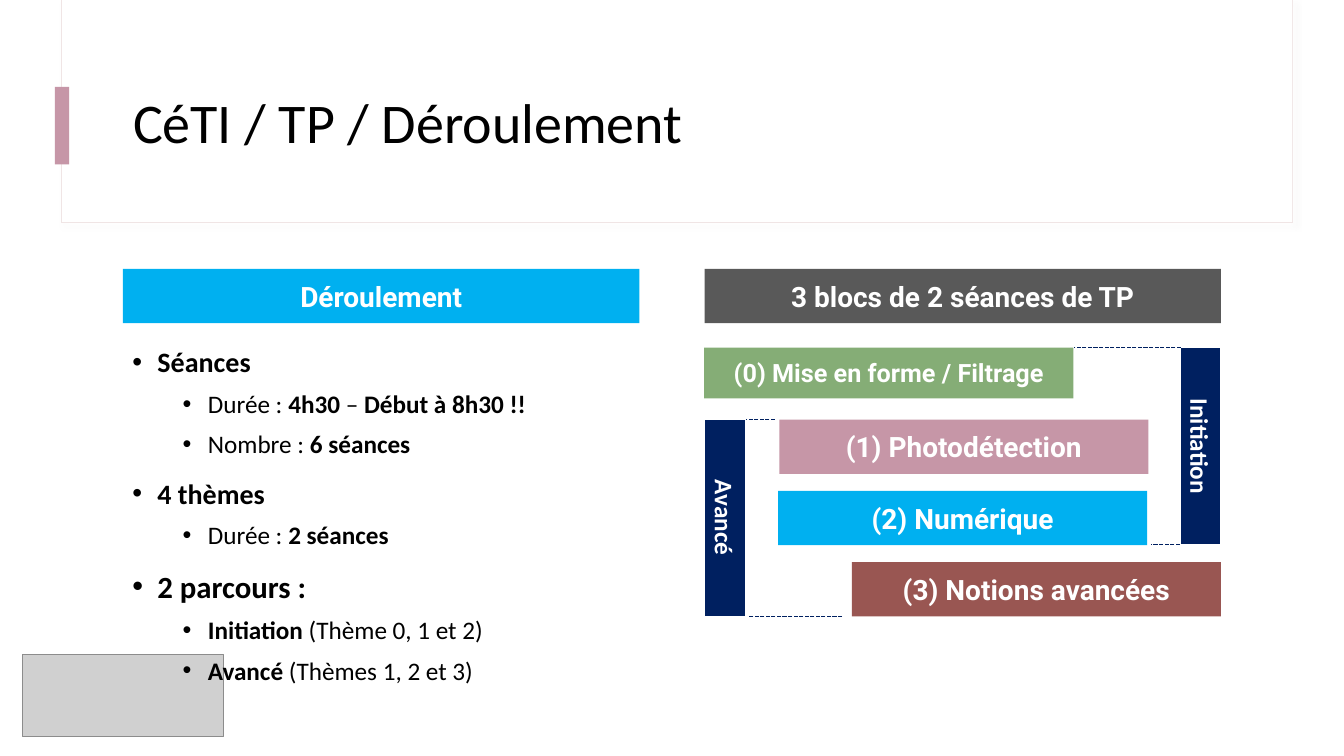
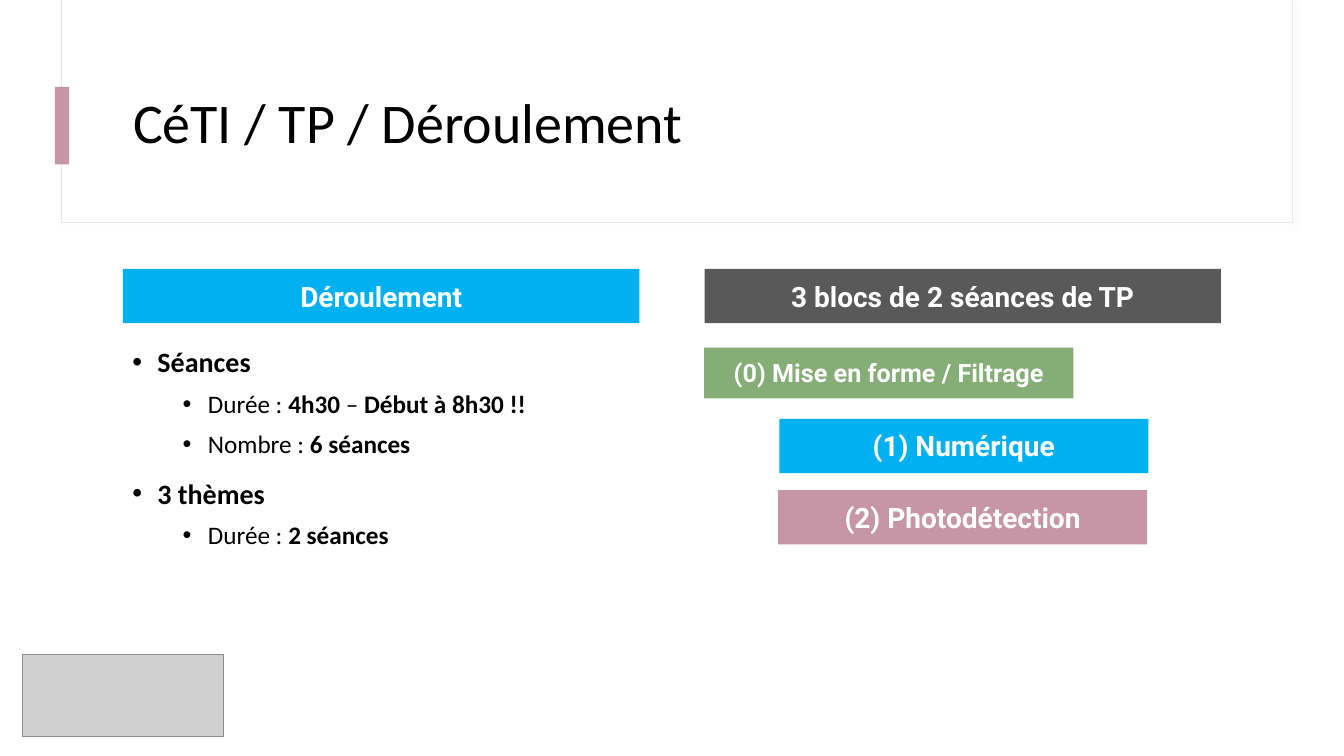
Before and after one commit to IOGS-Digital-Methods/semester-5, a slide deck: slide 13 of CeTI/b0_intro/B0_1_CeTI.pptx (slide 12 before the commit). Drawn at 1344x756 pixels with LibreOffice and Linux fonts; fonts in the diff are those of the drawing; grey boxes stand for pictures. Boxes give left, top, right and bottom in pixels: in the first picture for what was removed or moved away, otherwise in the second. Text is boxed around its words. In the diff, an @@ line names an element or a change of style, - is before the commit and + after.

```diff
--- a/CeTI/b0_intro/B0_1_CeTI.pptx
+++ b/CeTI/b0_intro/B0_1_CeTI.pptx
@@ line removed from (1182, 348) to (1075, 348) @@
@@ rectangle removed at (1180,347,1221,545) @@
-Initiation
@@ rectangle removed at (704,419,746,617) @@
-Avancé
@@ line removed from (775, 419) to (747, 419) @@
@@ rectangle "(1) Numérique" at (779,419,1148,474): fill #C696A7 to #00B0F0 @@
@@ text in rectangle at (873,434,1054,462): text changed @@
-(1) Photodétection
+(1) Numérique
@@ text at (157,484,265,505): text changed @@
-• 4 thèmes
+• 3 thèmes
@@ rectangle "(2) Photodétection" at (778,490,1147,544): fill #00B0F0 to #C696A7 @@
@@ text in rectangle at (845,506,1080,534): text changed @@
-(2) Numérique
+(2) Photodétection
@@ rectangle removed at (852,563,1221,617) @@
-(3) Notions avancées
@@ line removed from (1180, 544) to (1151, 544) @@
@@ text at (157,577,482,686): paragraphs removed @@
-• 2 parcours :
-  • Initiation (Thème 0, 1 et 2)
-  • Avancé (Thèmes 1, 2 et 3)
@@ line removed from (842, 617) to (749, 617) @@
```
Also in this commit, not shown: 8 other slides changed, 1 slide added, 6 other files.
